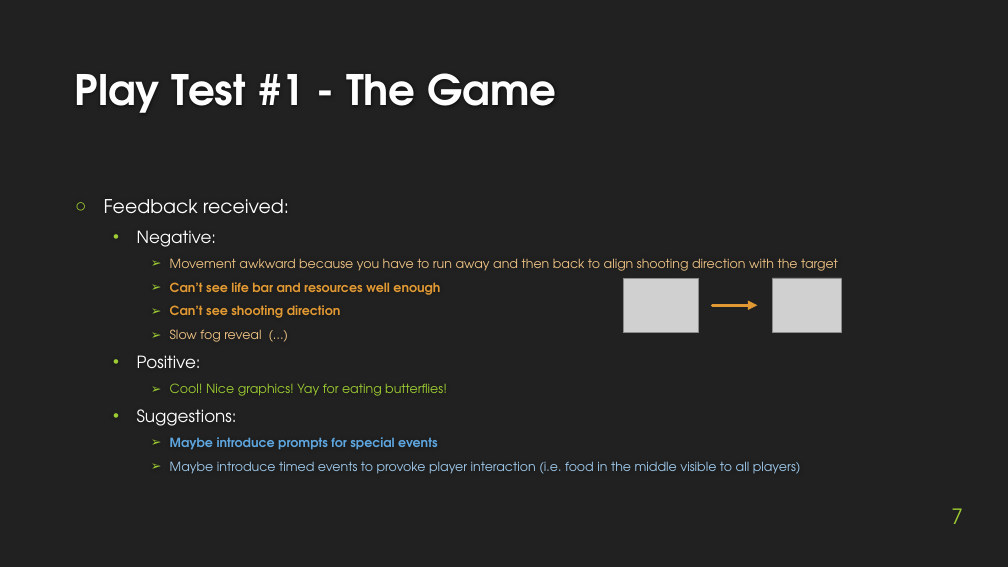
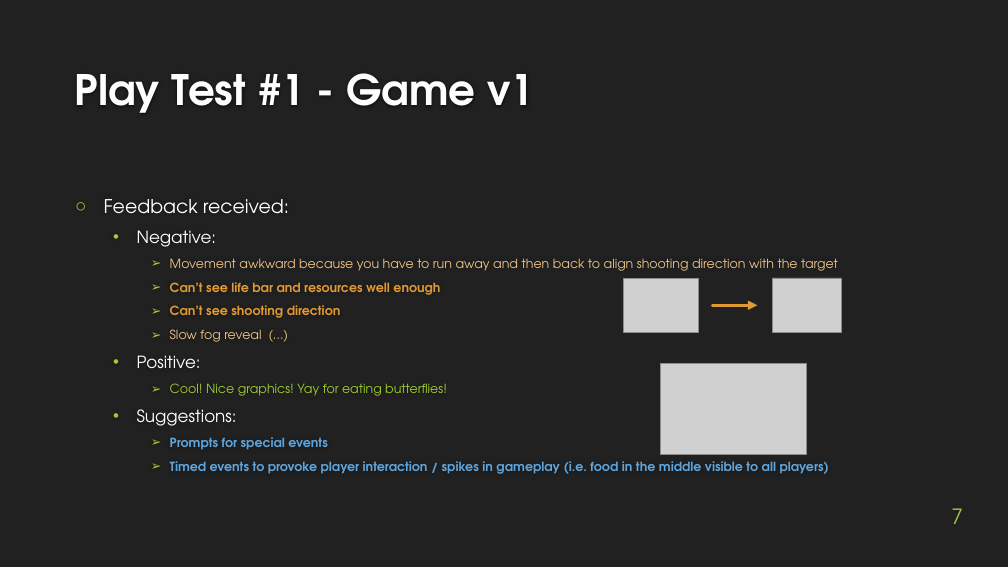
Before and after one commit to rdgain/Hunger-Games-VGDL, a slide deck: slide 7 of docs/final presentation.pptx. Drawn at 1008x567 pixels with LibreOffice and Linux fonts; fonts in the diff are those of the drawing; grey boxes stand for pictures; background and template pictures are left out. Boxes give left, top, right and bottom in pixels: in the first picture for what was removed or moved away, otherwise in the second. Text is boxed around its words. In the diff, an @@ line names an element or a change of style, - is before the commit and + after.

```diff
--- a/docs/final presentation.pptx
+++ b/docs/final presentation.pptx
@@ title at [75, 73, 534, 113]: text changed @@
-Play Test #1 - The Game
+Play Test #1 - Game v1
@@ picture added at [660, 364, 807, 454] @@
@@ text at [170, 437, 829, 474]: text changed; text colour #9EC9EB to #5EA5DD; bold on @@
-    ➢ Maybe introduce prompts for special events
-    ➢ Maybe introduce timed events to provoke player interaction (i.e. food in the middle visible to all players)
+    ➢ Prompts for special events
+    ➢ Timed events to provoke player interaction / spikes in gameplay (i.e. food in the middle visible to all players)
```
Also in this commit, not shown: 4 other slides changed, 1 slide added, 1 slide removed, 1 other file.
